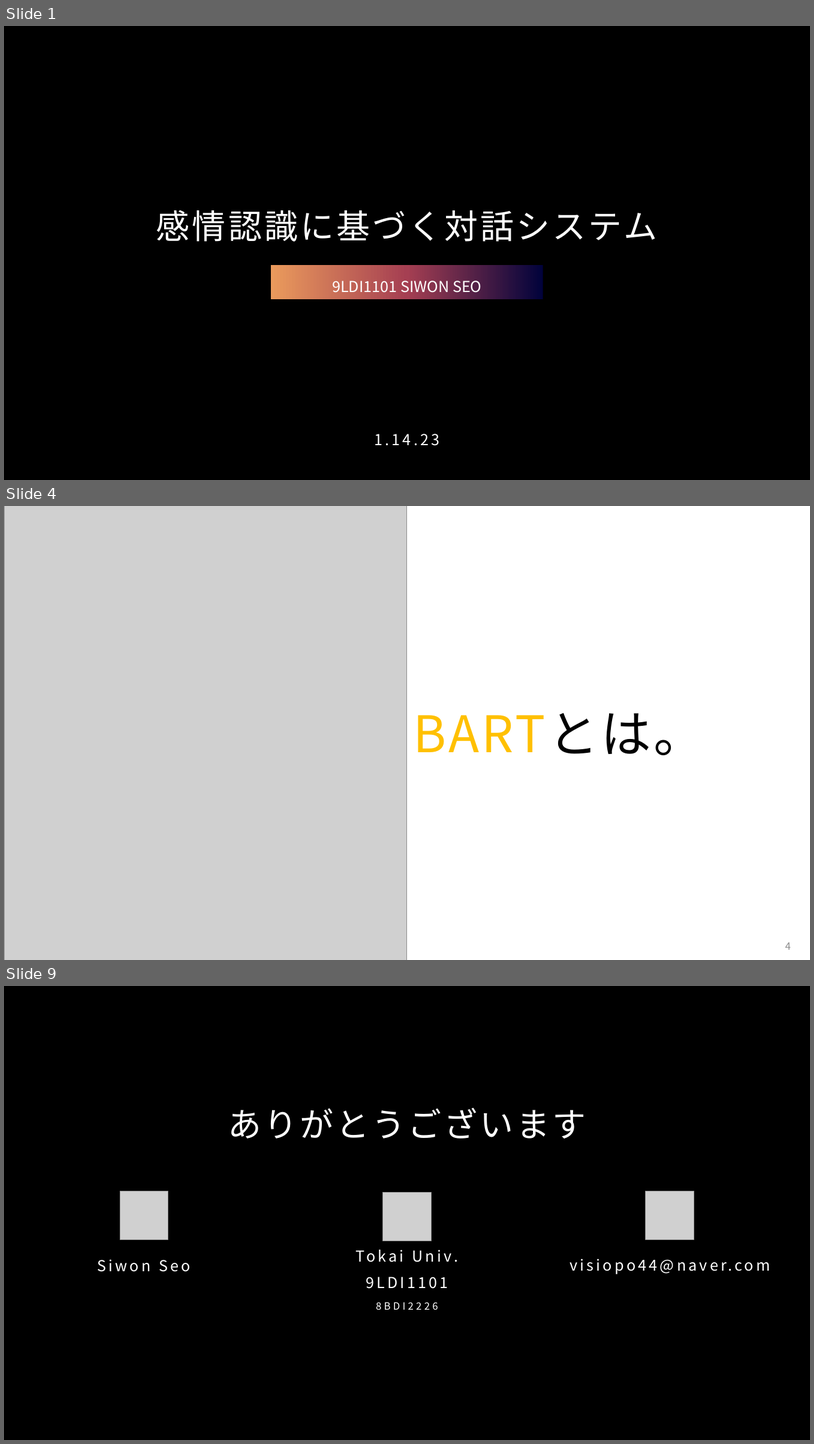
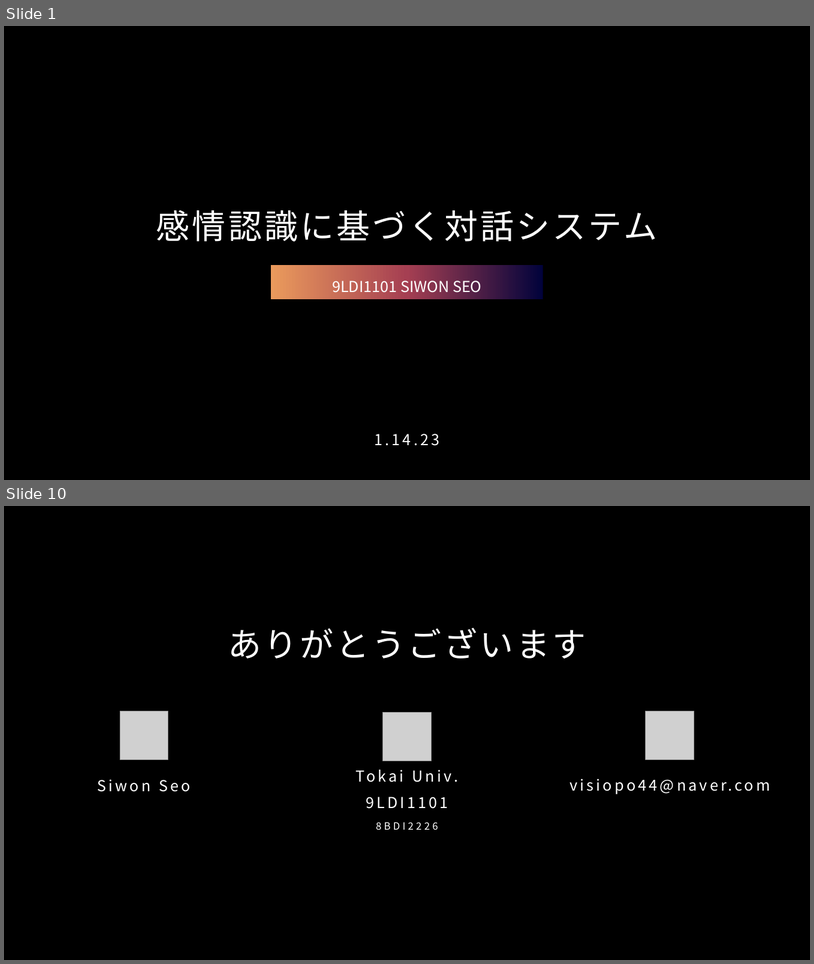
Before and after one commit to Sion1225/Study-Deeplearning-NLP, a slide deck: Presentation/感情認識に基づく対話システム.pptx. Shown one above the other, each under a label of ours: slides 1, 4 and 9 before the commit, slides 1 and 10 after it; the slides between them are not shown. The pictures are 814x1444 and 814x964 pixels, drawn with LibreOffice and Linux fonts; fonts in the diff are those of the drawing; grey boxes stand for pictures; background and template pictures are left out. Boxes give left, top, right and bottom in pixels: in the first picture for what was removed or moved away, otherwise in the second. Text is boxed around its words. In the diff, an @@ line names an element or a change of style, - is before the commit and + after.

```diff
--- a/Presentation/感情認識に基づく対話システム.pptx
+++ b/Presentation/感情認識に基づく対話システム.pptx
@@ slide 4 removed at [4, 506, 810, 960], background #FFFFFF @@
@@ picture removed at [4, 506, 408, 960] @@
@@ title removed at [413, 712, 705, 755] @@
-BARTとは。
@@ page number removed at [786, 942, 791, 949] @@
-4
@@ what was slide 9 is now slide 10 @@
```
Also in this commit, not shown: 5 slides changed, 3 slides added, 1 other slide removed.
